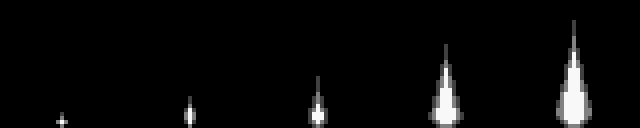
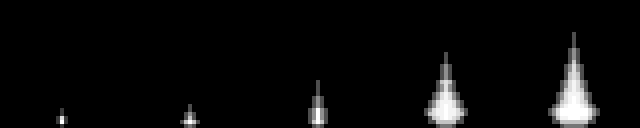
Before/after of a 640 x 128 layered artwork. What changed in the layer stack:
painted on "Background" over left=56, top=20, right=600, bottom=128
